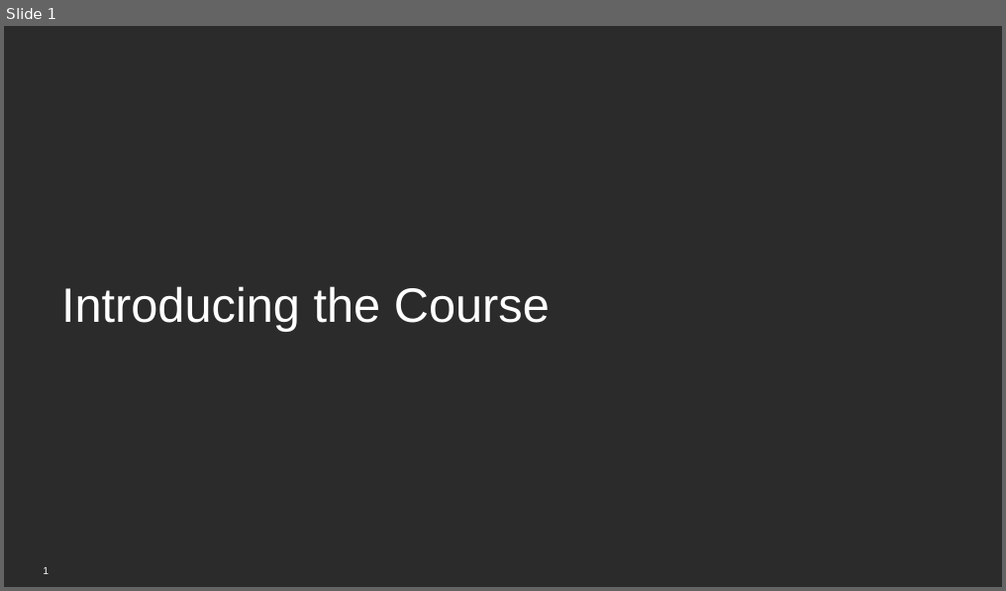
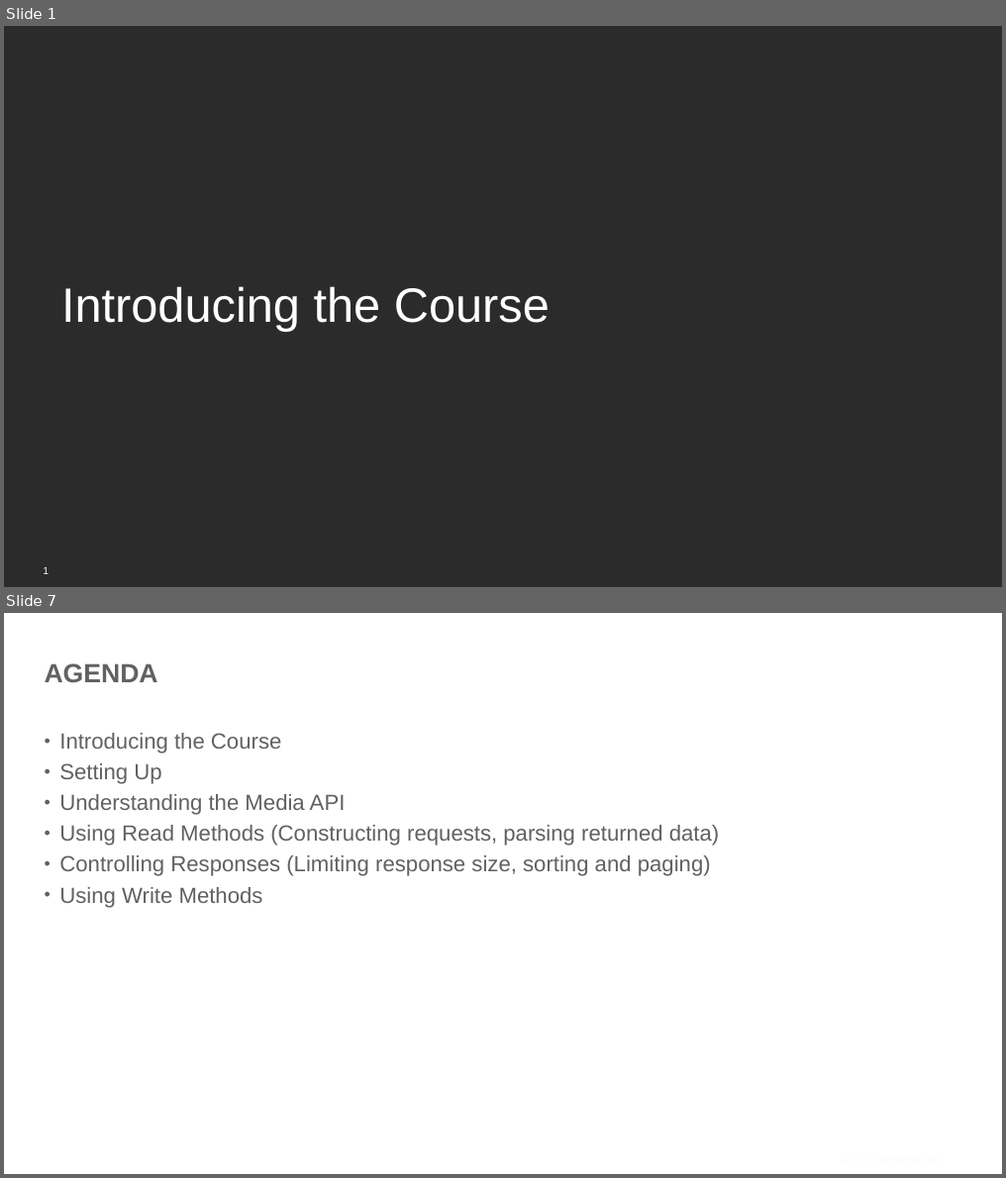
Before and after one commit to BrightcoveLearning/VideoCloudMediaAPI, a slide deck: VideoSessionsMaterials/Introducing.pptx. Shown one above the other, each under a label of ours: slide 1 before the commit, slides 1 and 7 after it; the slides between them are not shown. The pictures are 1006x591 and 1006x1178 pixels, drawn with LibreOffice and Linux fonts; fonts in the diff are those of the drawing; background and template pictures are left out; a plain dark background stands for a picture behind light text. Boxes give left, top, right and bottom in pixels: in the first picture for what was removed or moved away, otherwise in the second. Text is boxed around its words. In the diff, an @@ line names an element or a change of style, - is before the commit and + after.

```diff
--- a/VideoSessionsMaterials/Introducing.pptx
+++ b/VideoSessionsMaterials/Introducing.pptx
@@ slide 7 added at [4, 613, 1002, 1174], background picture (left out) @@
@@ title added at [45, 663, 158, 682], 36 pt, text #606163, bold @@
+AGENDA
@@ text added at [59, 733, 719, 908], 30 pt, text #606163 @@
+• Introducing the Course
+• Setting Up
+• Understanding the Media API
+• Using Read Methods (Constructing requests, parsing returned data)
+• Controlling Responses (Limiting response size, sorting and paging)
+• Using Write Methods
@@ text added at [835, 1152, 949, 1169], 14 pt, text #FBFCFF @@
+© 2013 Brightcove Inc.
```
Also in this commit, not shown: 5 other slides added, 2 slides removed, 16 other files.
